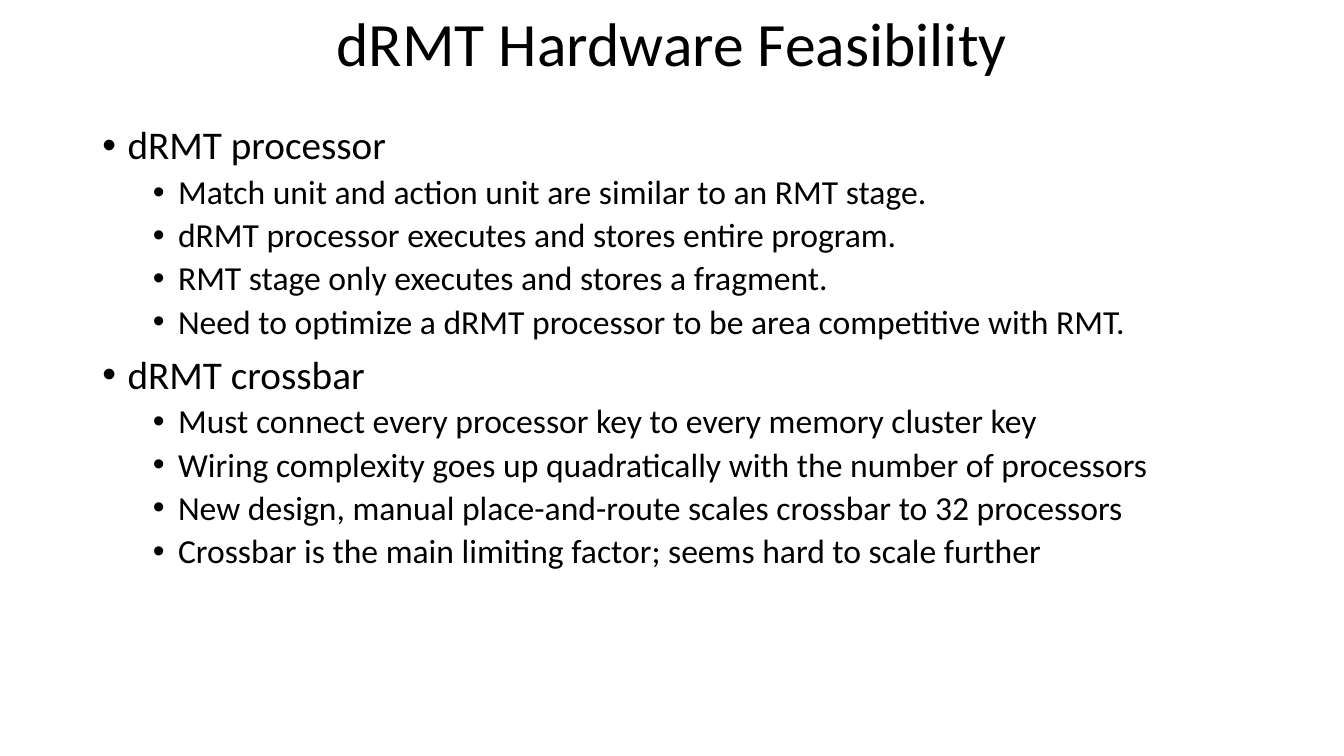
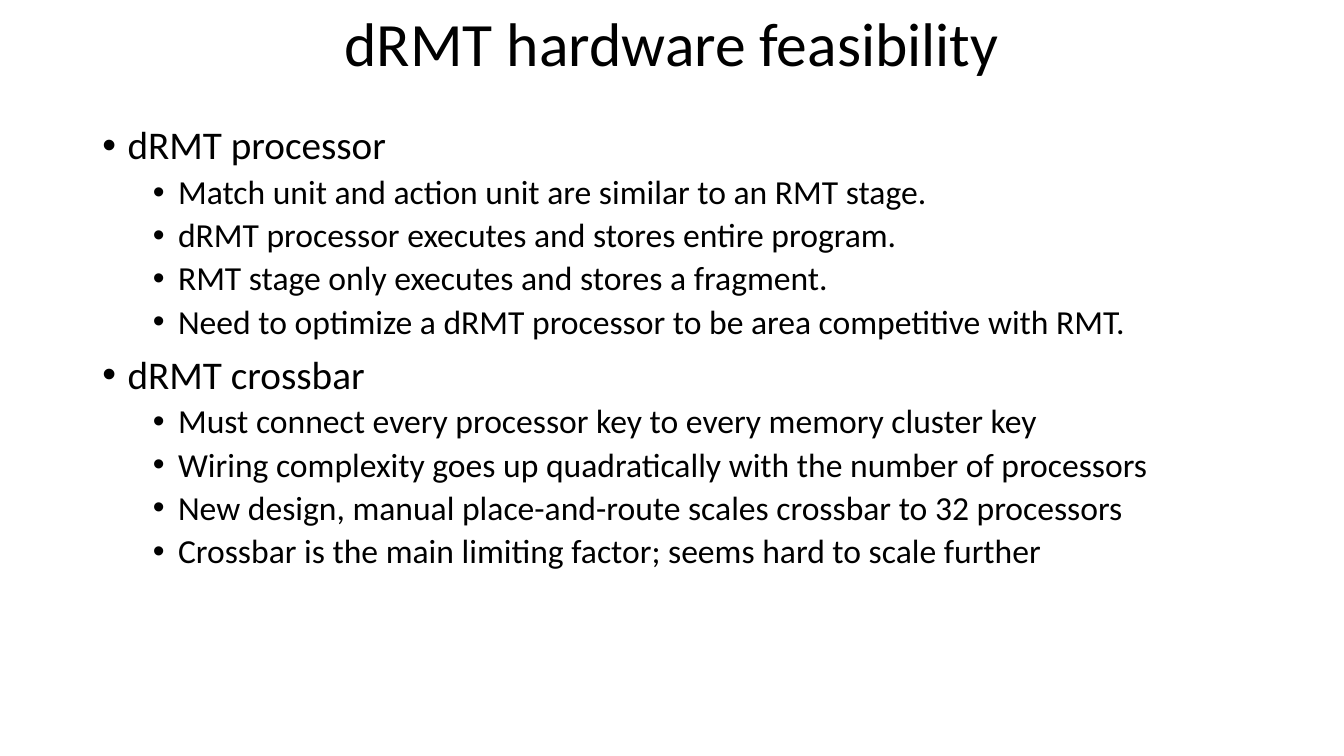
Before and after one commit to anirudhSK/drmt_talk, a slide deck: slide 30 of drmt_sigcomm.pptx. Drawn at 1344x756 pixels with LibreOffice and Linux fonts; fonts in the diff are those of the drawing. Boxes give left, top, right and bottom in pixels: in the first picture for what was removed or moved away, otherwise in the second. Text is boxed around its words. In the diff, an @@ line names an element or a change of style, - is before the commit and + after.

Commit message:
CHange titles to non-tile case

```diff
--- a/drmt_sigcomm.pptx
+++ b/drmt_sigcomm.pptx
@@ title at (345,23,999,76): text changed @@
-dRMT Hardware Feasibility
+dRMT hardware feasibility
```
Also in this commit, not shown: 20 other slides changed.
